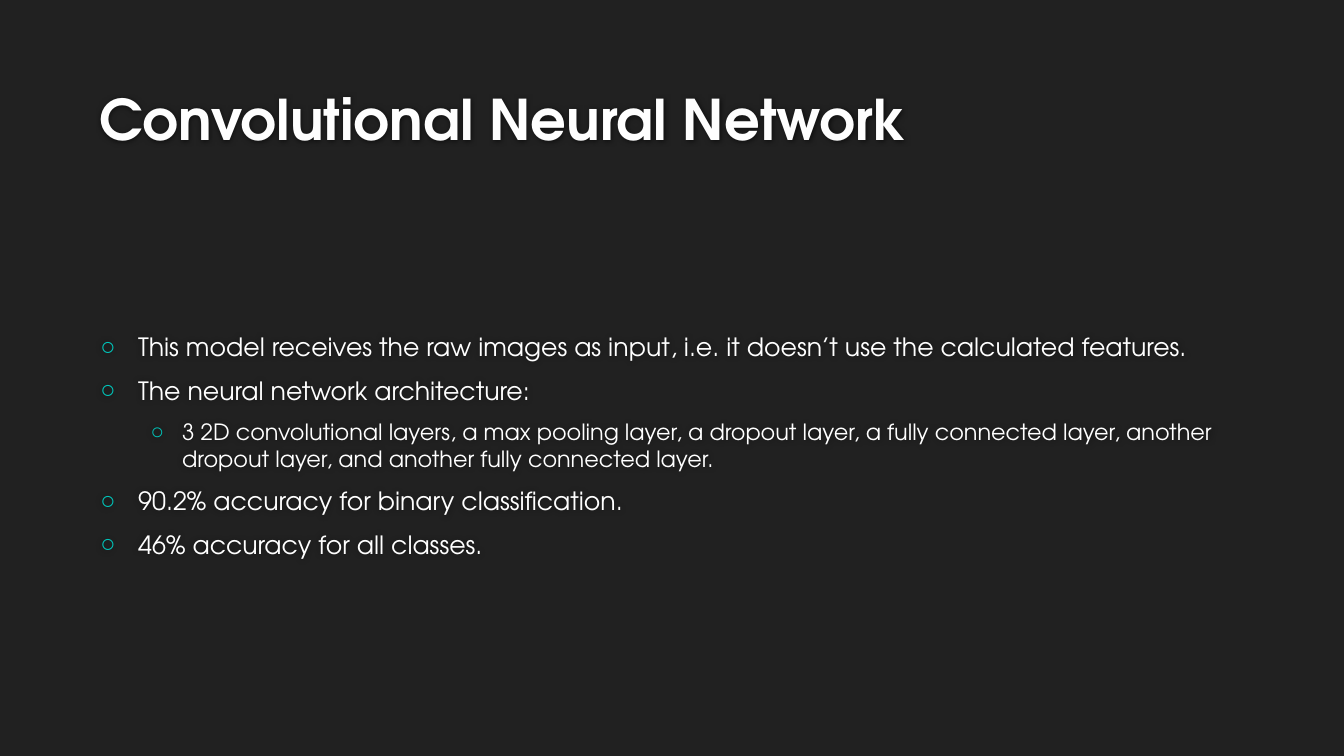
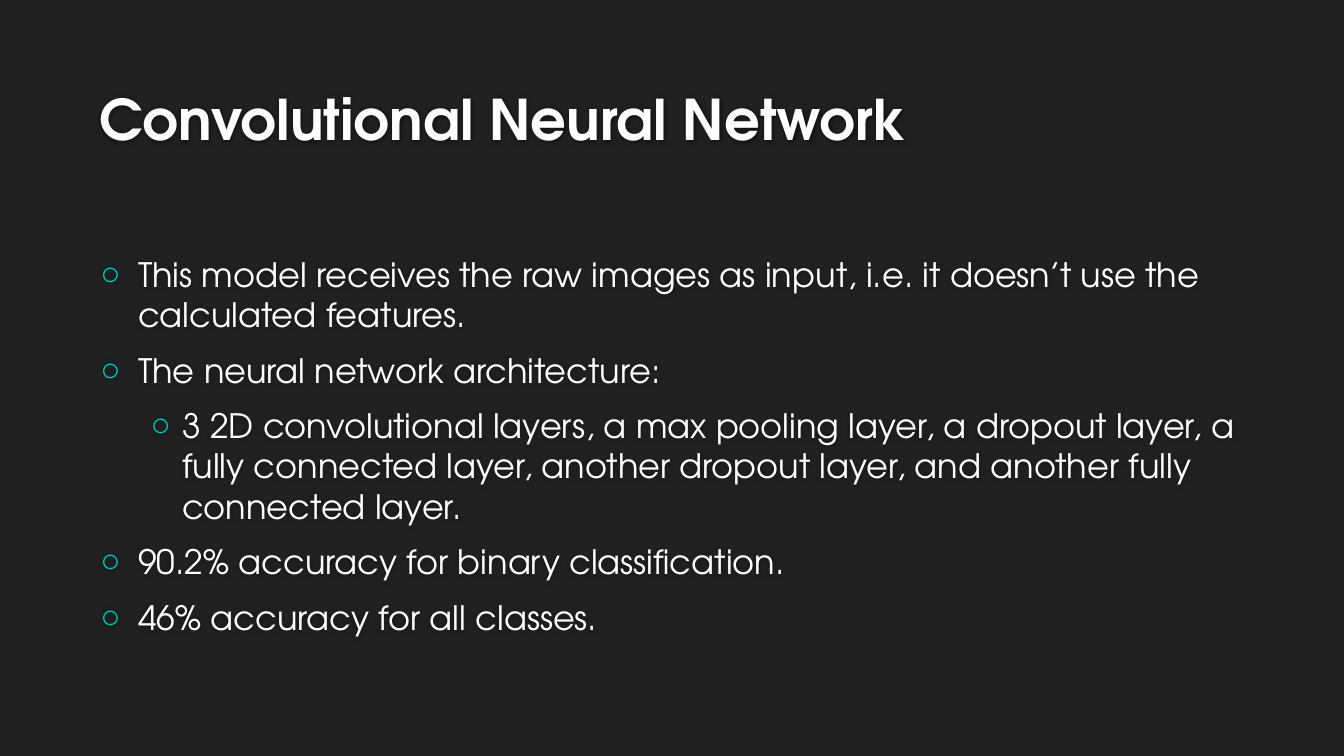
Before and after one commit to ChenEilon/ExpressionRecognition, a slide deck: slide 15 of Documents/Emotion Recognition.pptx (slide 13 before the commit). Drawn at 1344x756 pixels with LibreOffice and Linux fonts; fonts in the diff are those of the drawing; background and template pictures are left out. Boxes give left, top, right and bottom in pixels: in the first picture for what was removed or moved away, otherwise in the second. Text is boxed around its words. In the diff, an @@ line names an element or a change of style, - is before the commit and + after.

```diff
--- a/Documents/Emotion Recognition.pptx
+++ b/Documents/Emotion Recognition.pptx
@@ text "This model receives the raw ..." at box(138, 262, 1234, 637): size 18 to 24 pt in "This model receives the raw images as ...", "The neural network architecture:", "90.2% accuracy for binary classification.", "46% accuracy for all classes."; size 16 to 24 pt in "3 2D convolutional layers, a max pooling ..."; more space between paragraphs @@
```
Also in this commit, not shown: 15 other slides changed, 3 slides added, 1 slide removed, 3 other files.
